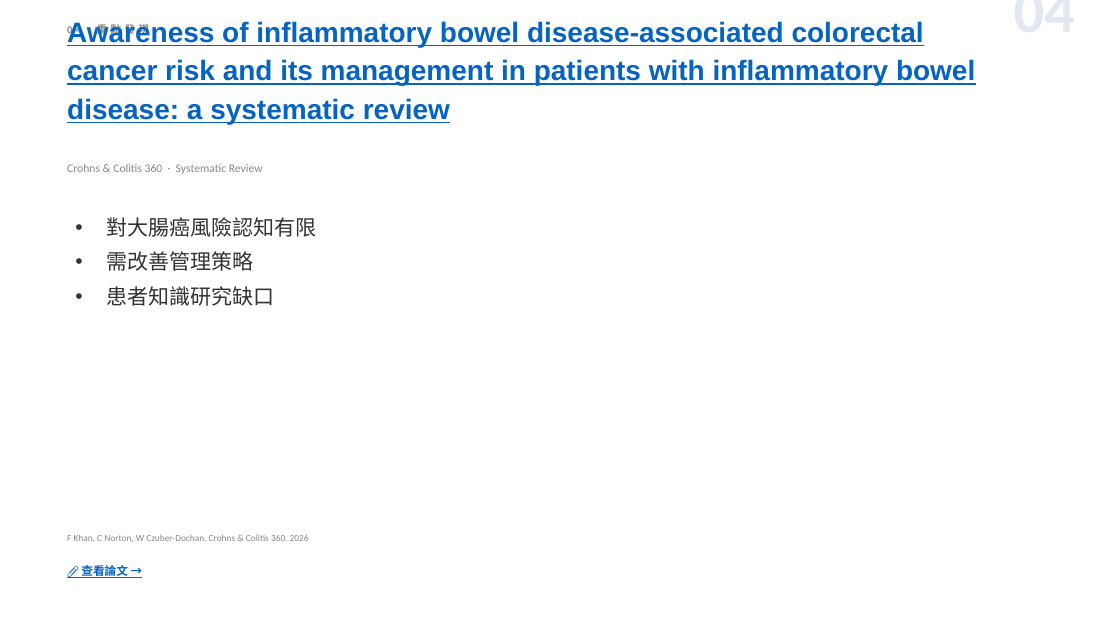
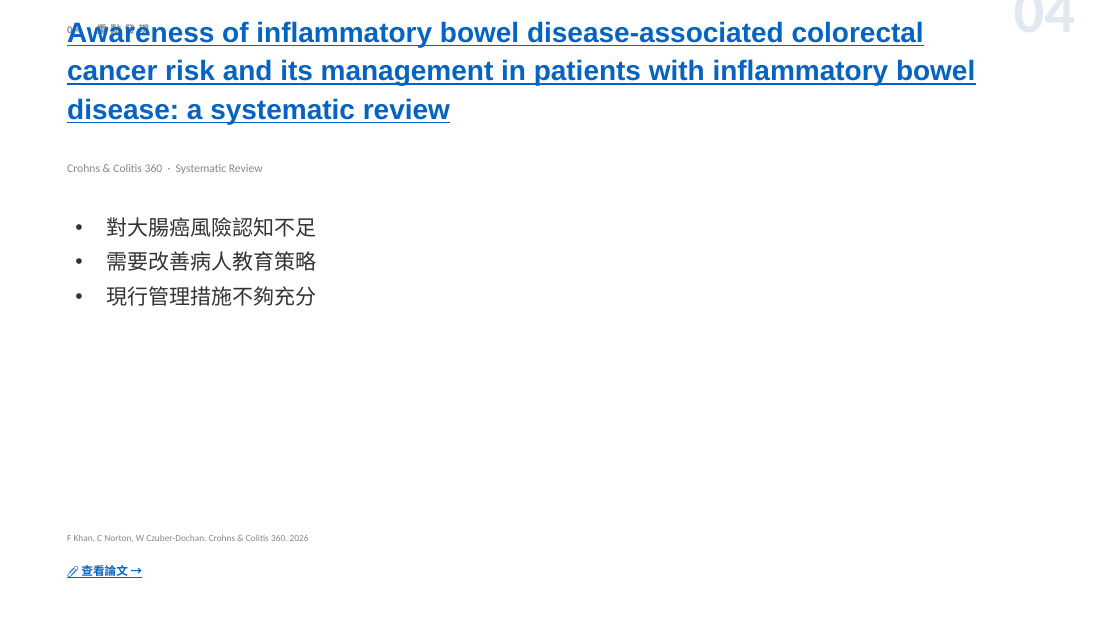
Before and after one commit to jejenhu-maker/colorectal-weekly-digest, a slide deck: slide 6 of docs/digest-zh.pptx. Drawn at 1120x630 pixels with LibreOffice and Linux fonts; fonts in the diff are those of the drawing. Boxes give left, top, right and bottom in pixels: in the first picture for what was removed or moved away, otherwise in the second. Text is boxed around its words. In the diff, an @@ line names an element or a change of style, - is before the commit and + after.

```diff
--- a/docs/digest-zh.pptx
+++ b/docs/digest-zh.pptx
@@ text at (107,217,317,306): text changed @@
-• 對大腸癌風險認知有限
-• 需改善管理策略
-• 患者知識研究缺口
+• 對大腸癌風險認知不足
+• 需要改善病人教育策略
+• 現行管理措施不夠充分
```
Also in this commit, not shown: 13 other slides changed, 2 other files.
